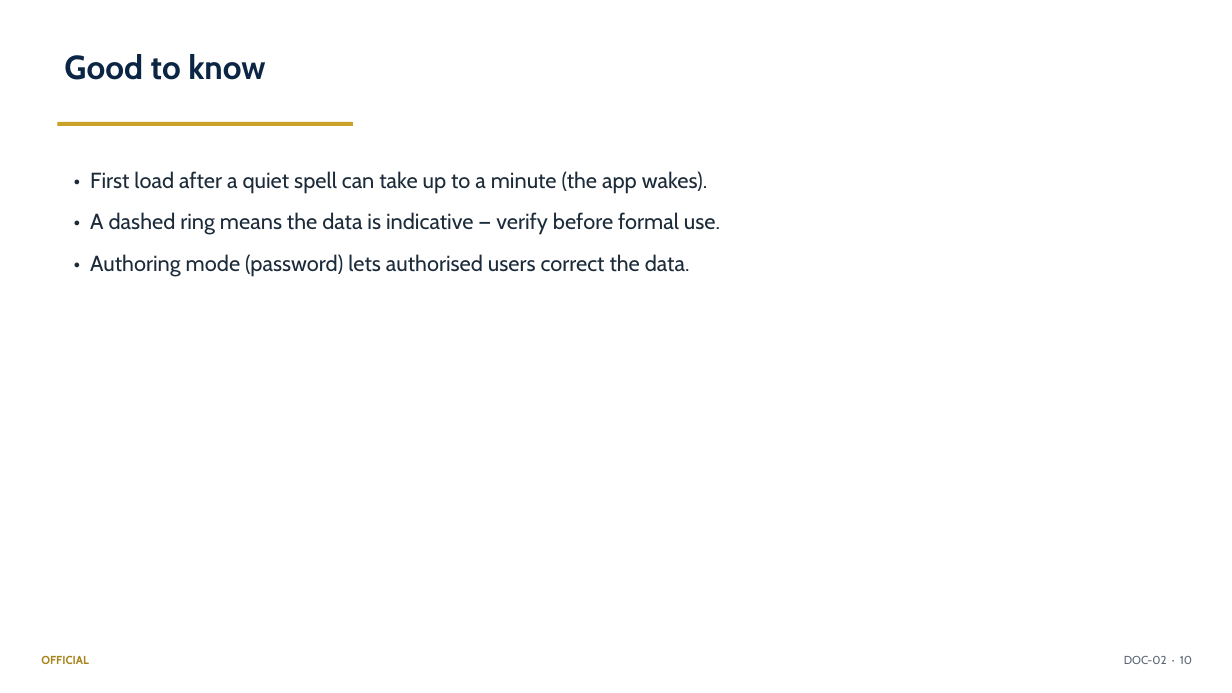
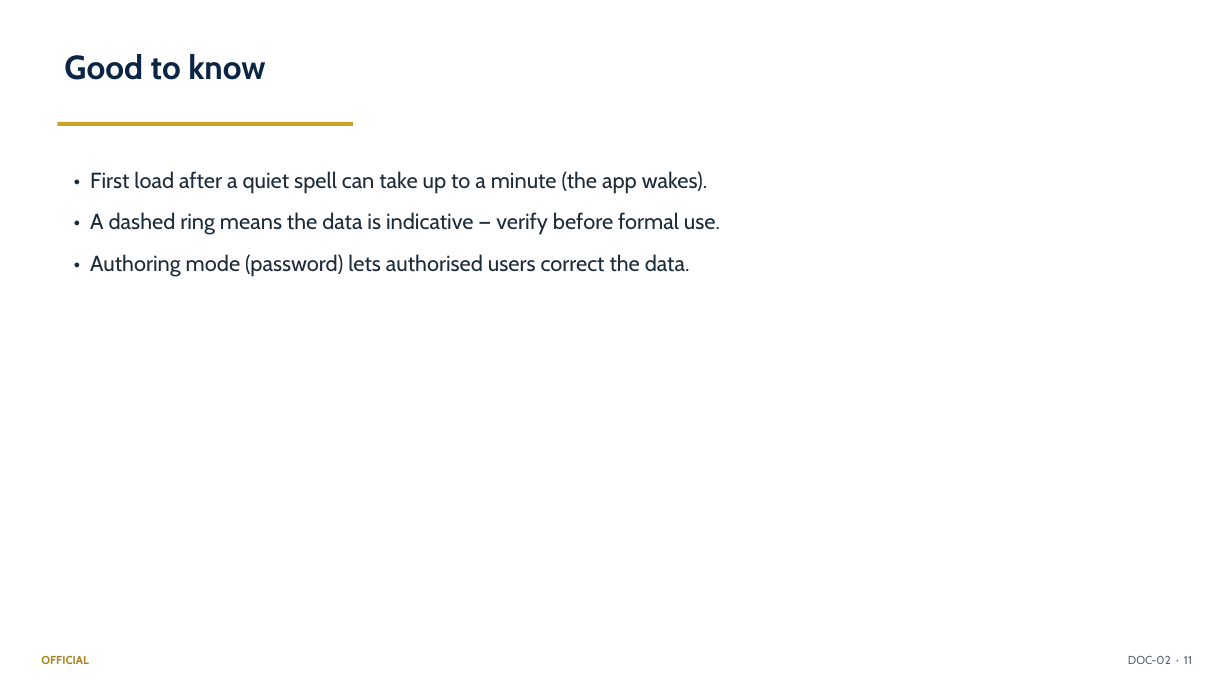
Before and after one commit to DRC63/method-map, a slide deck: slide 11 of docs/02_User_Manual_Summary.pptx (slide 10 before the commit). Drawn at 1232x693 pixels with LibreOffice and Linux fonts; fonts in the diff are those of the drawing. Boxes give left, top, right and bottom in pixels: in the first picture for what was removed or moved away, otherwise in the second. Text is boxed around its words. In the diff, an @@ line names an element or a change of style, - is before the commit and + after.

```diff
--- a/docs/02_User_Manual_Summary.pptx
+++ b/docs/02_User_Manual_Summary.pptx
@@ text at (1128, 656, 1192, 664): text changed @@
-DOC-02 · 10
+DOC-02 · 11
```
Also in this commit, not shown: 1 other slide changed, 1 slide added, 11 other files.
